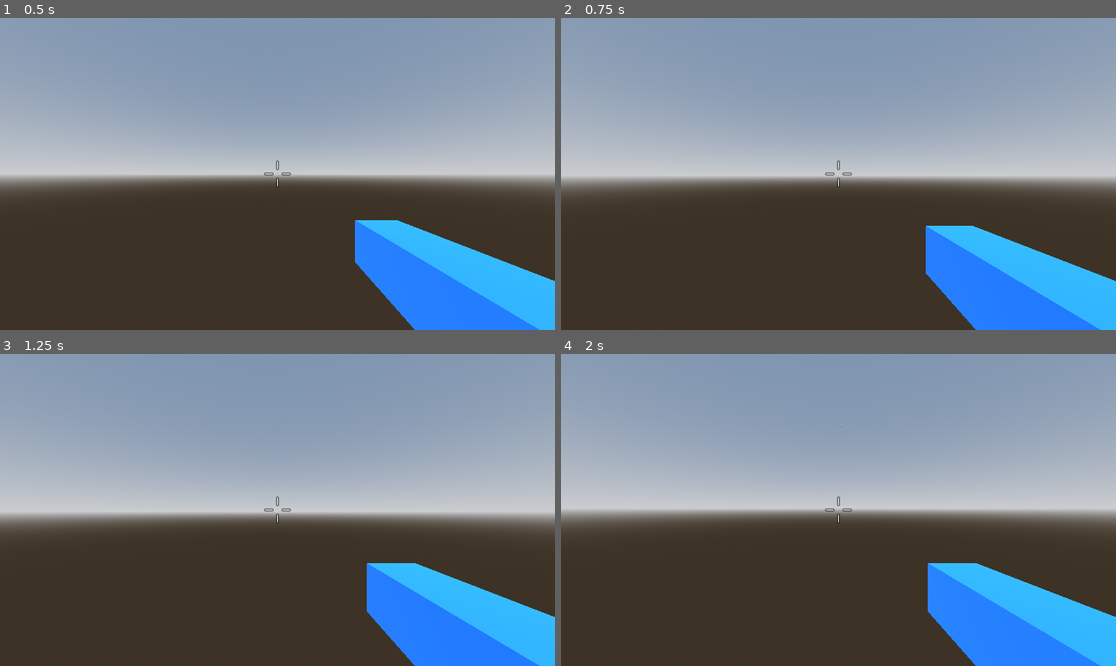
Above: before the commit, frames 1-4 (two rows, left to right).
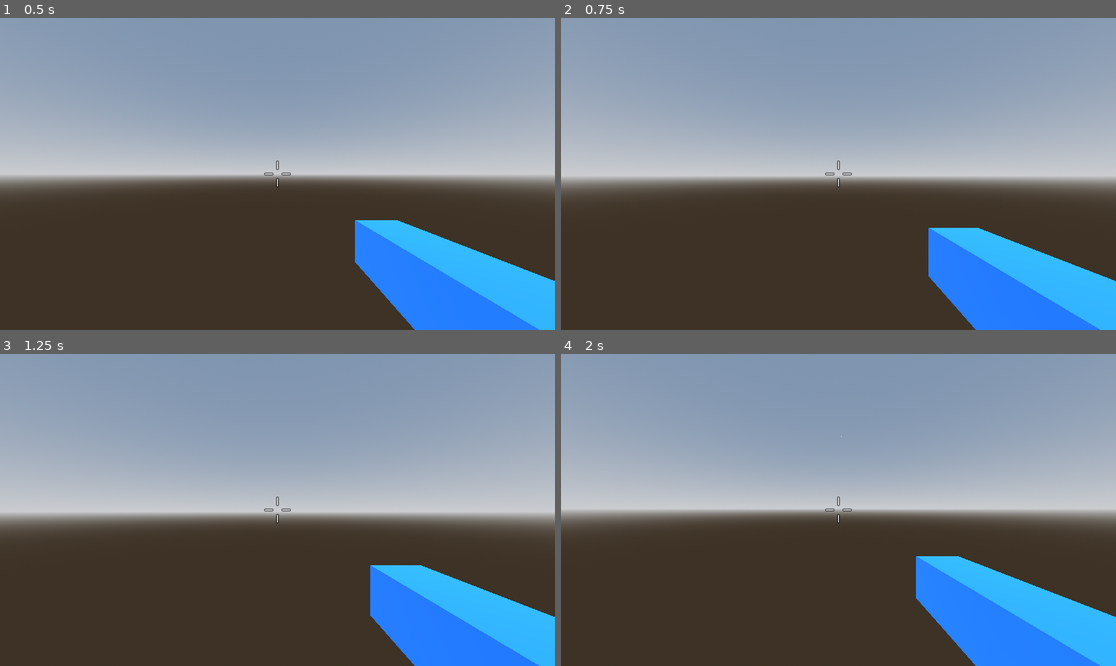
Above: after the commit, the same moments.

Repository: rsrasmu2/Brackeys2025
Game: Godot game, scene res://assets/main/main.tscn
Two runs of this game, one before a commit and one after it. Both use one fixed random seed, a clock stepped at 60 frames per second and the inputs below.
Inputs (mouse positions are in pixels of both pictures, inside the frame that each line leads up to):
- Up to frame 1 (0.5 s): no input
- Up to frame 2 (0.75 s): tap Enter at 0.5 s; move the mouse to (866, 174) at 0.52 s; hold W (move_forward) from 0.53 s (still down); hold Shift (sprint) from 0.53 s (still down)
- Up to frame 3 (1.25 s): keep holding W (move_forward); keep holding Shift (sprint); tap Space (jump) at 0.77 s
- Up to frame 4 (2 s): keep holding W (move_forward); tap Space (jump) at 1.25, 1.52 s; move the mouse to (810, 510) at 1.27 s; release Shift (sprint) at 1.28 s; click (810, 510) at 1.35 s; tap Shift (sprint) at 1.55 s

Frame 1 is identical in both runs. In frame 2, 0.1% of the frame differs, in the area x 65-75%, y 66-97%; in frame 3, 0.2%; in frame 4, 0.5%, in the area x 50-86%, y 22-83%.

Commit message:
Lower FOV change while sprinting

Diff:
--- a/assets/player/player.tscn
+++ b/assets/player/player.tscn
@@ -18,7 +18,6 @@
 transform = Transform3D(1, 0, 0, 0, 1, 0, 0, 0, 1, 0, 1.43, 0)
 fov = 90.0
 script = ExtResource("2_tb4ck")
-_sprint_fov = 82
 
 [node name="Gun" parent="PlayerCamera" instance=ExtResource("2_toylo")]
 transform = Transform3D(1, 0, 0, 0, 1, 0, 0, 0, 1, 0.47, -0.32, -0.261)
--- a/assets/player/player_camera.gd
+++ b/assets/player/player_camera.gd
@@ -1,11 +1,11 @@
 extends Camera3D
 
-@export var _sprint_fov = 75
-@onready var _starting_fov = self.fov
+@export var _sprint_fov: float = 80
+@onready var _starting_fov: float = self.fov
 
 func _on_player_is_sprinting_changed(is_sprinting: bool) -> void:
-	var tween = get_tree().create_tween()
+	var tween: Tween = get_tree().create_tween()
 	if is_sprinting:
 		tween.tween_property(self, "fov", _sprint_fov, 0.3).set_trans(Tween.TRANS_CUBIC).set_ease(Tween.EASE_IN_OUT)
 	else:
-		tween.tween_property(self, "fov", _starting_fov, 0.3).set_trans(Tween.TRANS_CUBIC).set_ease(Tween.EASE_IN_OUT)
+		tween.tween_property(self, "fov", _starting_fov, 0.5).set_trans(Tween.TRANS_CUBIC).set_ease(Tween.EASE_IN_OUT)
